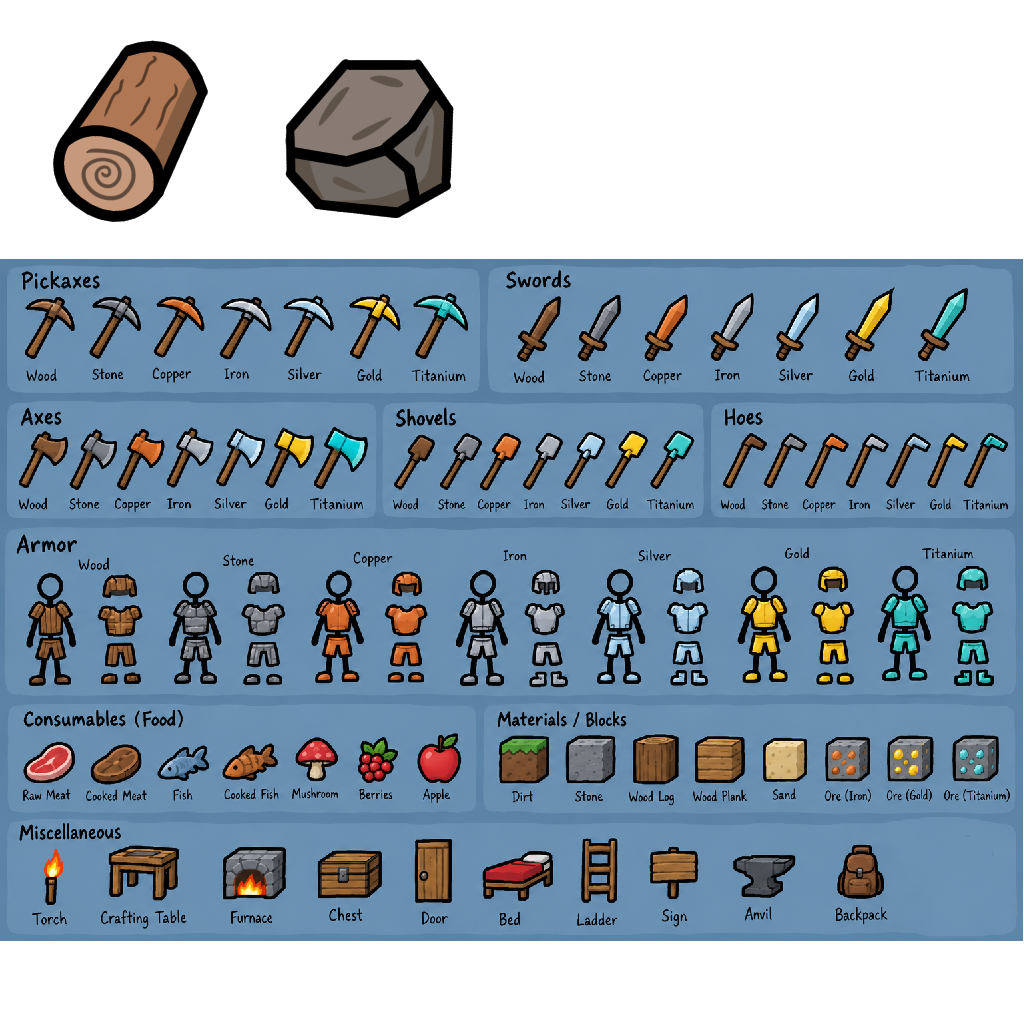
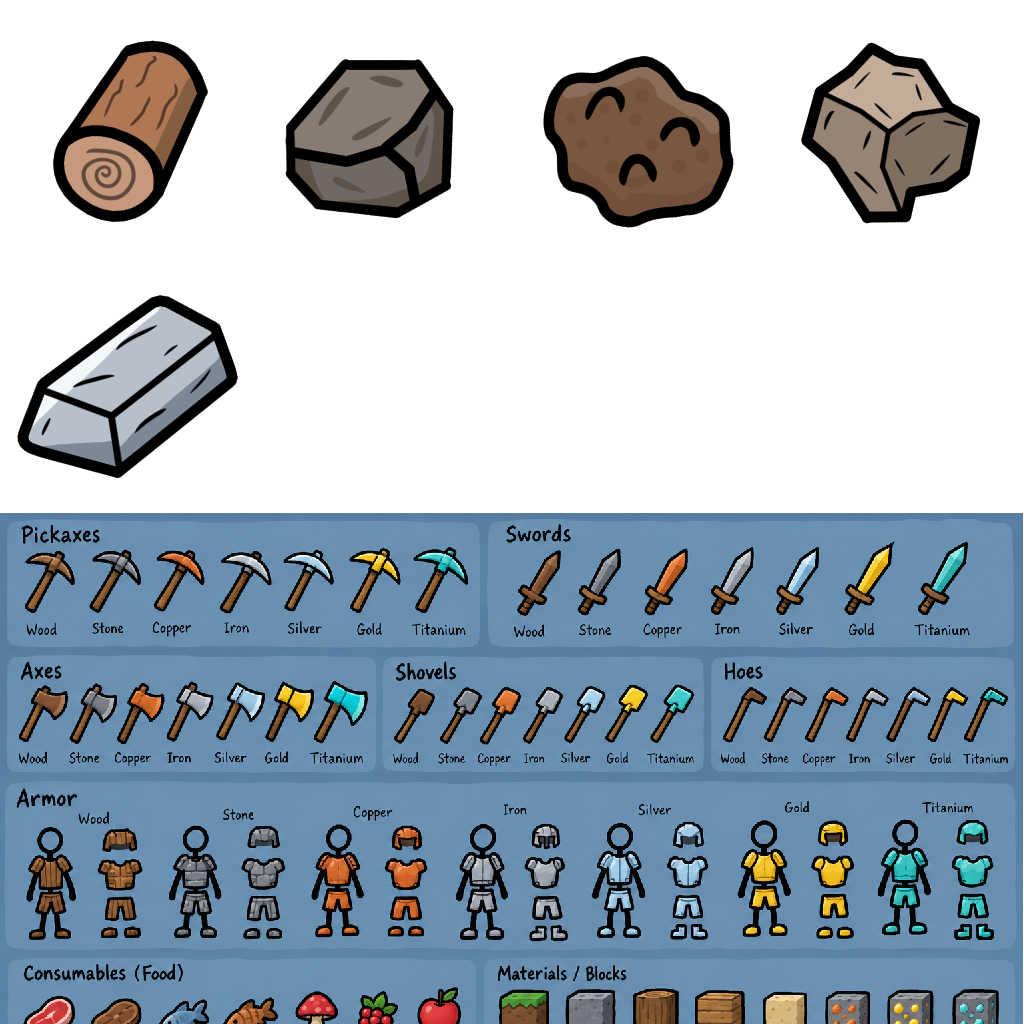
The second w=1024, h=1024 image is a revision of the first. Changes to its layers:
added group "Ingot Iron" with 3 layers above "Ore Iron" over (0, 259, 256, 512)
added layer "Outline" (1st of 5, in "Ingot Iron") in group "Ingot Iron" over (0, 259, 256, 512)
added layer "Shading" (1st of 4, in "Ingot Iron") in group "Ingot Iron" over (0, 259, 256, 512)
added layer "Color" (1st of 5, in "Ingot Iron") in group "Ingot Iron" over (0, 259, 256, 512)
added group "Ore Iron" with 2 layers above "Dirt" over (801, 42, 981, 224)
added layer "Outline" (2nd of 5, in "Ore Iron") in group "Ore Iron" over (801, 42, 981, 224)
added layer "Color" (2nd of 5, in "Ore Iron") in group "Ore Iron" over (801, 42, 981, 224)
added group "Dirt" with 3 layers above "Stone" over (543, 56, 734, 228)
added layer "Outline" (3rd of 5, in "Dirt") in group "Dirt" over (543, 56, 734, 228)
added layer "Shading" (2nd of 4, in "Dirt") in group "Dirt" over (543, 56, 734, 228)
added layer "Color" (3rd of 5, in "Dirt") in group "Dirt" over (543, 64, 734, 228)
painted on "ref" over (0, 192, 1023, 1024)
